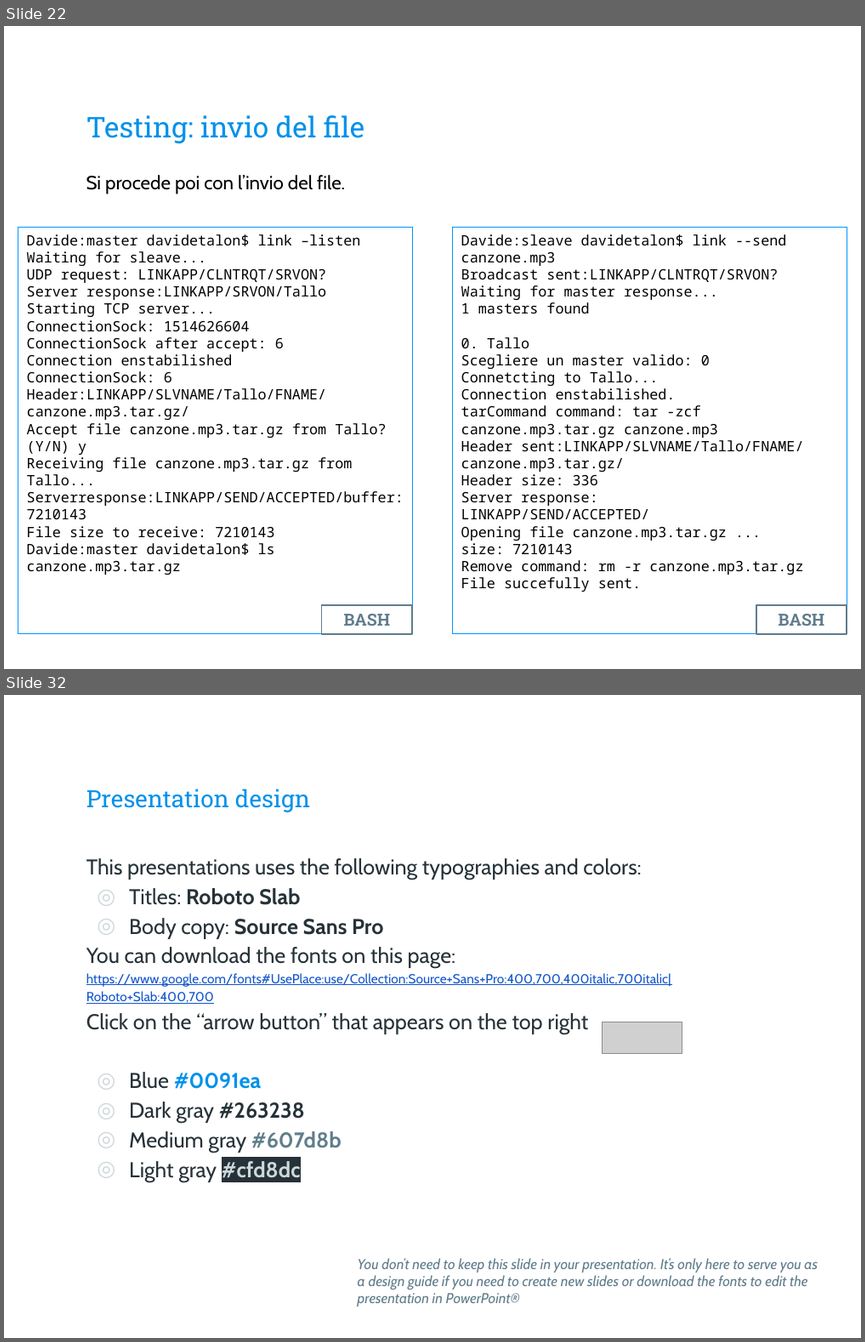
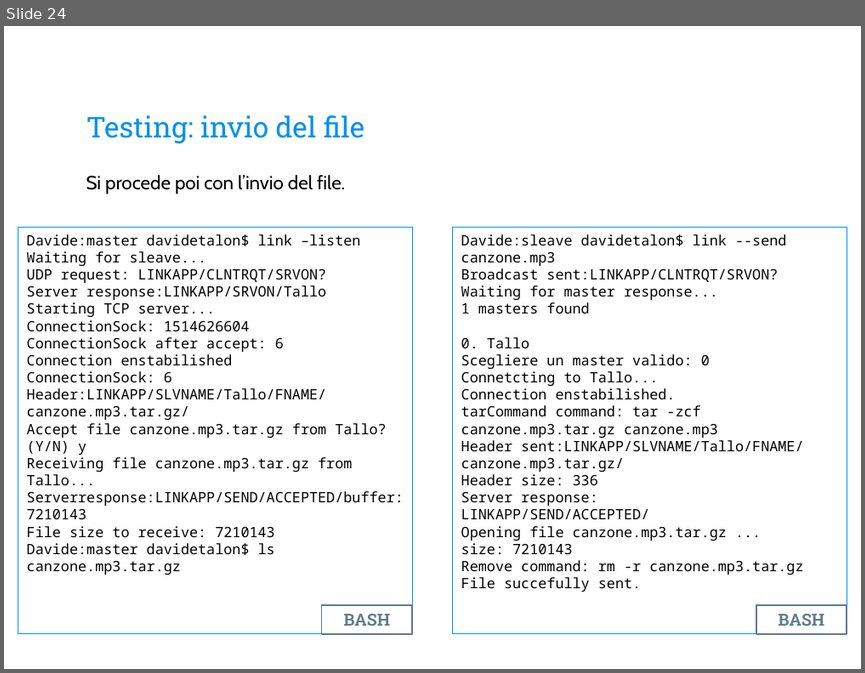
Before and after one commit to davidetalon/link, a slide deck: Presentation slides/Presentazione.pptx. Shown one above the other, each under a label of ours: slides 22 and 32 before the commit, slide 24 after it; the slides between them are not shown. The pictures are 865x1342 and 865x673 pixels, drawn with LibreOffice and Linux fonts; fonts in the diff are those of the drawing; grey boxes stand for pictures; background and template pictures are left out. Boxes give left, top, right and bottom in pixels: in the first picture for what was removed or moved away, otherwise in the second. Text is boxed around its words. In the diff, an @@ line names an element or a change of style, - is before the commit and + after.

```diff
--- a/Presentation slides/Presentazione.pptx
+++ b/Presentation slides/Presentazione.pptx
@@ slide 32 removed at [4, 695, 861, 1338], background picture (left out) @@
@@ title removed at [86, 789, 310, 812] @@
-Presentation design
@@ text removed at [86, 858, 671, 1182] @@
-This presentations uses the following typographies and colors:
-◎ Titles: Roboto Slab
-◎ Body copy: Source Sans Pro
-You can download the fonts on this page:
-https://www.google.com/fonts#UsePlace:use/Collection:Source+Sans+Pro:400,700,400italic,700italic|Roboto+Slab:400,700
-Click on the “arrow button” that appears on the top right
-◎ Blue #0091ea
-◎ Dark gray #263238
-◎ Medium gray #607d8b
-◎ Light gray #cfd8dc
@@ picture removed at [602, 1021, 681, 1052] @@
@@ text removed at [358, 1258, 817, 1306] @@
-You don’t need to keep this slide in your presentation. It’s only here to serve you as a design guide if you need to create new slides or download the fonts to edit the presentation in PowerPoint®
@@ what was slide 22 is now slide 24 @@
```
Also in this commit, not shown: 12 slides changed, 4 slides added, 6 other slides removed.
